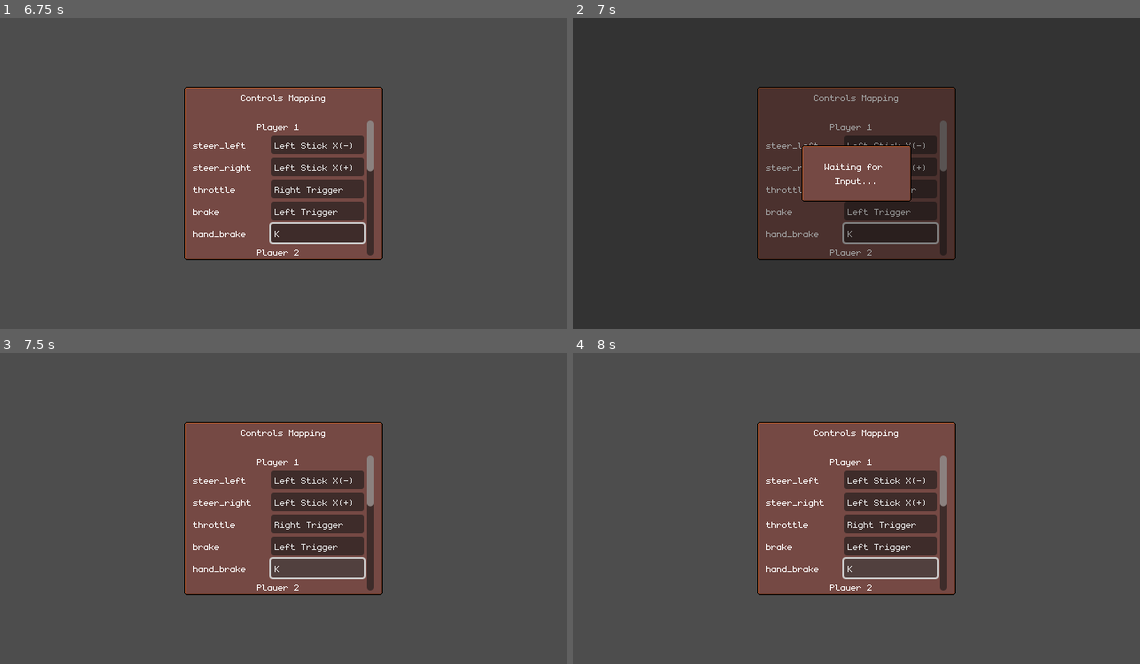
Above: before the commit, frames 1-4 (two rows, left to right).
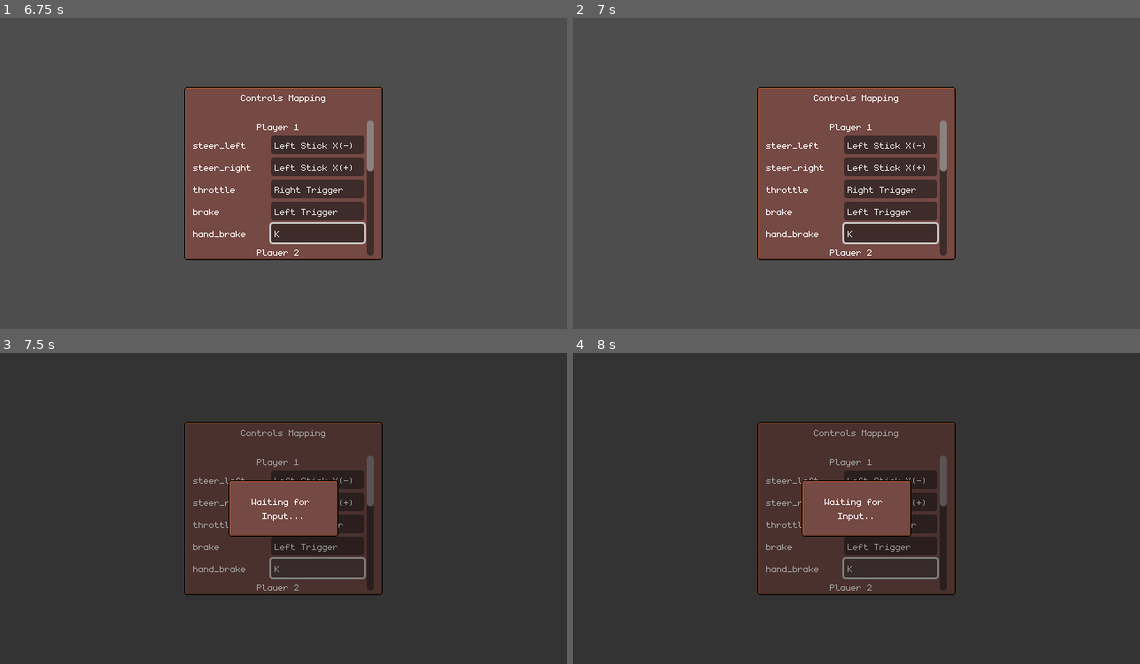
Above: after the commit, the same moments.

Repository: Mvgedev/indy500
Game: Godot game, scene res://scenes/GUI/controls_mapper.tscn
Same seed, same stepped clock (60 frames per second), same inputs: the game is played once before the commit and once after it. This scene is started directly instead of the project's main scene.
Inputs (mouse positions are in pixels of both pictures, inside the frame that each line leads up to):
- Up to frame 1 (6.75 s): click "Left Stick X(-)" at 0.5 s; click "Left Stick X(+)" at 1.25 s; click "Right Trigger" at 2 s; click "Left Trigger" at 2.75 s; click "Pad Button 0" at 3.5 s; click "J" at 4.25 s; click "L" at 5 s; click "I" at 5.75 s; tap Enter (ui_accept) at 6.5 s; move the mouse to (408, 157) at 6.52 s; hold Right (ui_right) from 6.53 s (still down); tap K (p2_brake) at 6.6 s; click (408, 157) at 6.67 s
- Up to frame 2 (7 s): keep holding Right (ui_right); tap Enter (ui_accept) at 6.77 s
- Up to frame 3 (7.5 s): release Right (ui_right) at 7.25 s; click "K" at 7.25 s
- Up to frame 4 (8 s): no input

Frame 1 is identical in both runs. In frame 2, 95% of the frame differs, in the area x 0-100%, y 0-100%; in frame 3, 96%; in frame 4, 96%.

Commit message:
InputSystem functional
- Linked save/load system
- Fixed parsing issue

Diff:
--- a/scenes/GUI/controls_mapper.tscn
+++ b/scenes/GUI/controls_mapper.tscn
@@ -5,6 +5,46 @@
 [ext_resource type="Texture2D" uid="uid://cmip7lj777t0r" path="res://assets/sprites/UI/BG_Inputs.png" id="2_crb4d"]
 [ext_resource type="PackedScene" uid="uid://bcryhv7e0x5pq" path="res://scenes/GUI/action_bind.tscn" id="4_crb4d"]
 [ext_resource type="Texture2D" uid="uid://u7kfl7af8vy7" path="res://assets/sprites/UI/Small popup.png" id="5_pt43r"]
+
+[sub_resource type="Animation" id="Animation_lqdkw"]
+length = 0.001
+tracks/0/type = "value"
+tracks/0/imported = false
+tracks/0/enabled = true
+tracks/0/path = NodePath("Waiting For Input:visible")
+tracks/0/interp = 1
+tracks/0/loop_wrap = true
+tracks/0/keys = {
+"times": PackedFloat32Array(0),
+"transitions": PackedFloat32Array(1),
+"update": 1,
+"values": [false]
+}
+tracks/1/type = "value"
+tracks/1/imported = false
+tracks/1/enabled = true
+tracks/1/path = NodePath("Waiting For Input:modulate")
+tracks/1/interp = 1
+tracks/1/loop_wrap = true
+tracks/1/keys = {
+"times": PackedFloat32Array(0),
+"transitions": PackedFloat32Array(1),
+"update": 0,
+"values": [Color(1, 1, 1, 0)]
+}
+tracks/2/type = "value"
+tracks/2/imported = false
+tracks/2/enabled = true
+tracks/2/path = NodePath("Waiting For Input/TextureRect/Waiting Label:text")
+tracks/2/interp = 1
+tracks/2/loop_wrap = true
+tracks/2/keys = {
+"times": PackedFloat32Array(0),
+"transitions": PackedFloat32Array(1),
+"update": 1,
+"values": ["Waiting for
+Input..."]
+}
 
 [sub_resource type="Animation" id="Animation_pt43r"]
 resource_name = "waiting_for_input"
@@ -54,46 +94,6 @@
 Input..."]
 }
 
-[sub_resource type="Animation" id="Animation_lqdkw"]
-length = 0.001
-tracks/0/type = "value"
-tracks/0/imported = false
-tracks/0/enabled = true
-tracks/0/path = NodePath("Waiting For Input:visible")
-tracks/0/interp = 1
-tracks/0/loop_wrap = true
-tracks/0/keys = {
-"times": PackedFloat32Array(0),
-"transitions": PackedFloat32Array(1),
-"update": 1,
-"values": [false]
-}
-tracks/1/type = "value"
-tracks/1/imported = false
-tracks/1/enabled = true
-tracks/1/path = NodePath("Waiting For Input:modulate")
-tracks/1/interp = 1
-tracks/1/loop_wrap = true
-tracks/1/keys = {
-"times": PackedFloat32Array(0),
-"transitions": PackedFloat32Array(1),
-"update": 0,
-"values": [Color(1, 1, 1, 0)]
-}
-tracks/2/type = "value"
-tracks/2/imported = false
-tracks/2/enabled = true
-tracks/2/path = NodePath("Waiting For Input/TextureRect/Waiting Label:text")
-tracks/2/interp = 1
-tracks/2/loop_wrap = true
-tracks/2/keys = {
-"times": PackedFloat32Array(0),
-"transitions": PackedFloat32Array(1),
-"update": 1,
-"values": ["Waiting for
-Input..."]
-}
-
 [sub_resource type="AnimationLibrary" id="AnimationLibrary_310vp"]
 _data = {
 &"RESET": SubResource("Animation_lqdkw"),
--- a/scripts/controls_mapper.gd
+++ b/scripts/controls_mapper.gd
@@ -110,6 +110,7 @@
 			return
 		InputSystem.save_inputs()
 		refresh_content(binds[selected_actionbind])
-		waiting_for_input = false
 		selected_actionbind = -1
 		animation_player.play("RESET")
+		await get_tree().create_timer(0.3).timeout # Avoid looping on saving the SPACE binding
+		waiting_for_input = false
--- a/scripts/input_system.gd
+++ b/scripts/input_system.gd
@@ -3,7 +3,17 @@
 # Config File Const
 const INPUT_CFG_PATH = "user://input.cfg"
 const INPUT_SECTION_KEY = "input"
-
+## Management of cfg file format
+const INPUT_EVENT_TYPE = "event_type"
+const INPUT_TYPE_KEY = "keyboard"
+const INPUT_TYPE_JOYPAD = "joypad_button"
+const INPUT_TYPE_JOYSTICK = "joypad_axis"
+const INPUT_TYPE_MOUSE = "mouse_button"
+const INPUT_KEYCODE = "keycode"
+const INPUT_P_KEYCODE = "physical_keycode"
+const INPUT_BUTTON_IDX = "button_index"
+const INPUT_AXIS = "axis"
+const INPUT_AXIS_VALUE = "axis_value"
 # Inputs Consts
 const DEADZONE = 0.2
 ## Inputs P1
@@ -36,15 +46,26 @@
 	for action in InputMap.get_actions():
 		var events = InputMap.action_get_events(action)
 		for ev in events:
+			var ev_val
 			if ev is InputEventKey:
-				cfg.set_value(INPUT_SECTION_KEY, action, ev.keycode)
+				ev_val = {INPUT_EVENT_TYPE:INPUT_TYPE_KEY, INPUT_KEYCODE:ev.keycode, INPUT_P_KEYCODE:ev.physical_keycode}
+			elif ev is InputEventJoypadButton:
+				ev_val = {INPUT_EVENT_TYPE:INPUT_TYPE_JOYPAD, INPUT_BUTTON_IDX:ev.button_index}
+			elif ev is InputEventJoypadMotion:
+				ev_val = {INPUT_EVENT_TYPE:INPUT_TYPE_JOYSTICK, INPUT_AXIS:ev.axis, INPUT_AXIS_VALUE:ev.axis_value}
+			elif ev is InputEventMouse:
+				ev_val = {INPUT_EVENT_TYPE:INPUT_TYPE_MOUSE, INPUT_BUTTON_IDX:ev.button_index}
+			else:
+				continue
+			cfg.set_value(INPUT_SECTION_KEY, action, ev_val)
 	cfg.save(INPUT_CFG_PATH)
 
 func load_inputs():
 	var cfg = ConfigFile.new()
 	if cfg.load(INPUT_CFG_PATH) == OK:
 		for action in cfg.get_section_keys(INPUT_SECTION_KEY):
-			set_input_for_key(action, cfg.get_value(INPUT_SECTION_KEY, action))
+			var loaded_cfg = load_input_from_cfg(cfg.get_value(INPUT_SECTION_KEY, action))
+			set_input_for_key(action, loaded_cfg)
 	else:
 		for action in InputMap.get_actions():
 			var data = ProjectSettings.get_setting("input/%s" % action)
@@ -86,6 +107,28 @@
 		JOY_AXIS_RIGHT_Y: ret = "Right Stick Y"
 		JOY_AXIS_TRIGGER_LEFT: ret = "Left Trigger"
 		JOY_AXIS_TRIGGER_RIGHT: ret = "Right Trigger"
+	return ret
+
+func load_input_from_cfg(cfg) -> InputEvent:
+	var ret : InputEvent = null
+	var event_type = cfg[INPUT_EVENT_TYPE]
+	if event_type == INPUT_TYPE_KEY:
+		ret = InputEventKey.new()
+		ret.keycode = cfg[INPUT_KEYCODE]
+		ret.physical_keycode = cfg[INPUT_P_KEYCODE]
+		ret.pressed = false
+	elif event_type == INPUT_TYPE_JOYPAD:
+		ret = InputEventJoypadButton.new()
+		ret.button_index = cfg[INPUT_BUTTON_IDX]
+		ret.pressed = false
+	elif event_type == INPUT_TYPE_JOYSTICK:
+		ret = InputEventJoypadMotion.new()
+		ret.axis = cfg[INPUT_AXIS]
+		ret.axis_value = cfg[INPUT_AXIS_VALUE]
+	elif event_type == INPUT_TYPE_MOUSE:
+		ret = InputEventMouseButton.new()
+		ret.button_index = cfg[INPUT_BUTTON_IDX]
+		ret.pressed = false
 	return ret
 
 func set_input_for_key(key: String, input: InputEvent):
